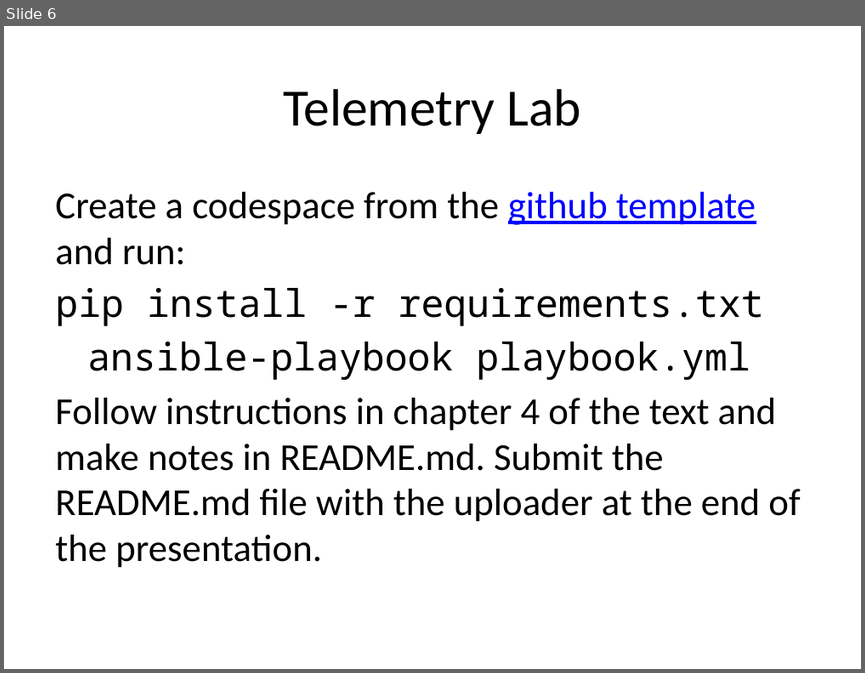
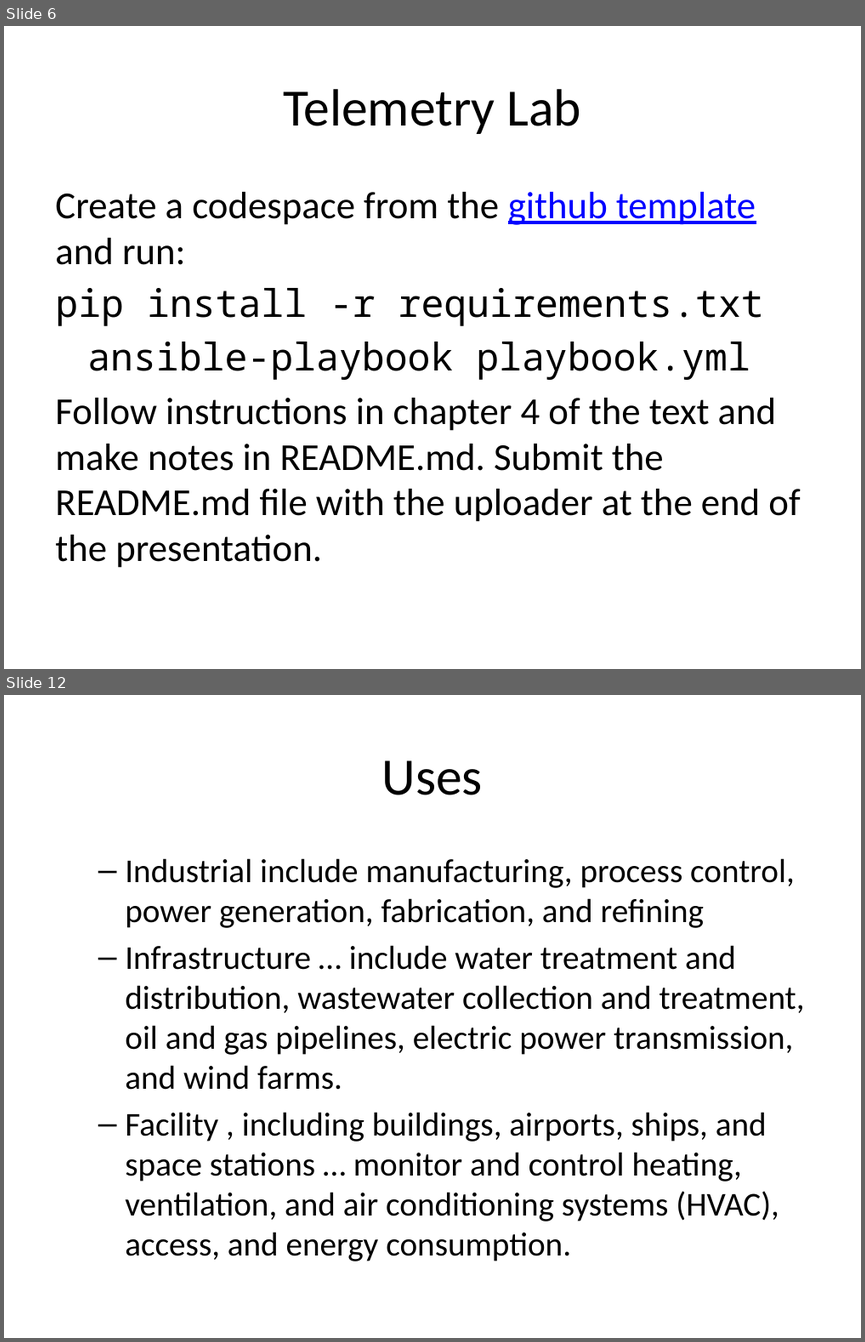
Before and after one commit to rhildred/INFO8985, a slide deck: telemetry/slides.pptx. Shown one above the other, each under a label of ours: slide 6 before the commit, slides 6 and 12 after it; the slides between them are not shown. The pictures are 865x673 and 865x1342 pixels, drawn with LibreOffice and Linux fonts; fonts in the diff are those of the drawing. Boxes give left, top, right and bottom in pixels: in the first picture for what was removed or moved away, otherwise in the second. Text is boxed around its words. In the diff, an @@ line names an element or a change of style, - is before the commit and + after.

```diff
--- a/telemetry/slides.pptx
+++ b/telemetry/slides.pptx
@@ slide 12 added at (4, 695, 861, 1338), background #FFFFFF @@
@@ title added at (382, 760, 483, 795), 44 pt, text #000000 @@
+Uses
@@ text added at (125, 858, 805, 1261), 28 pt, text #000000 @@
+  – Industrial include manufacturing, process control, power generation, fabrication, and refining
+  – Infrastructure … include water treatment and distribution, wastewater collection and treatment, oil and gas pipelines, electric power transmission, and wind farms.
+  – Facility , including buildings, airports, ships, and space stations … monitor and control heating, ventilation, and air conditioning systems (HVAC), access, and energy consumption.
```
Also in this commit, not shown: 13 other slides added, 17 other files.
